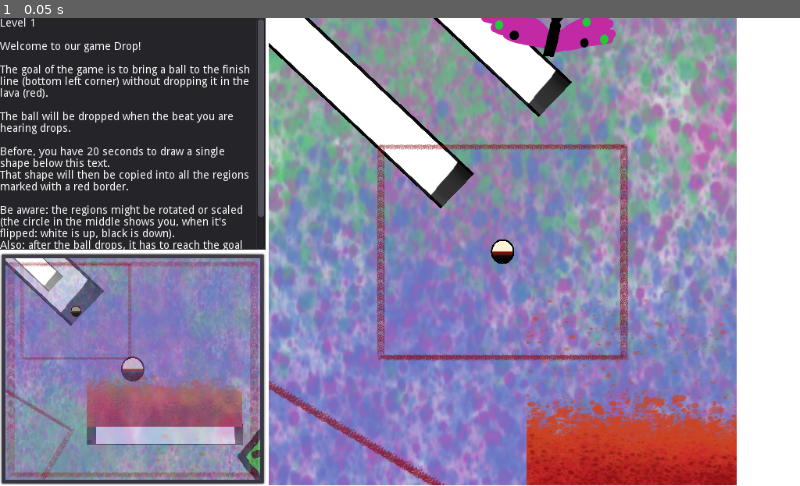
Above: before the commit, frame 1.
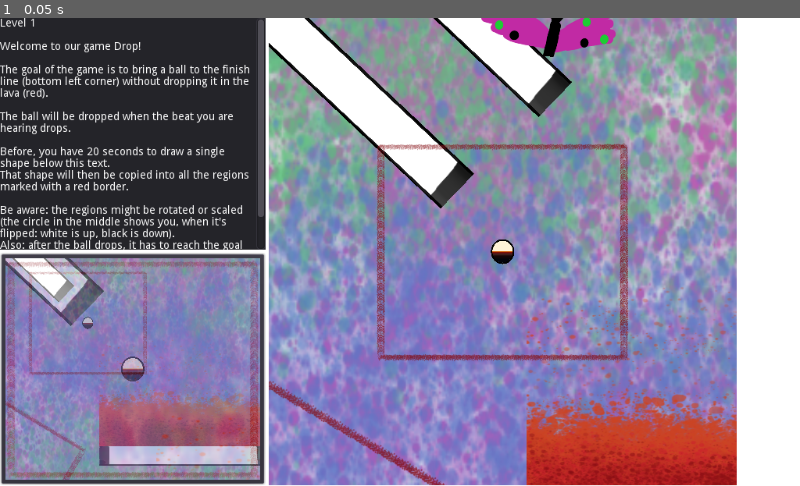
Above: after the commit, the same moment.

Repository: MariusDoe/DropInShapes
Game: Godot game, scene res://UI.tscn
Same seed, same stepped clock (60 frames per second), same inputs: the game is played once before the commit and once after it.
Inputs:
- Up to frame 1 (0.05 s): no input

The runs differ from the first frame. In frame 1, 4.9% of the frame differs, in the area x 0-33%, y 51-99%.

Commit message:
fixed level (was impossible)

Diff:
--- a/src/GameController.gd
+++ b/src/GameController.gd
@@ -3,7 +3,7 @@
 var levels = [
 	preload("res://Level1.tscn"),
 	preload("res://Level2.tscn"),
-	preload("res://Level3.tscn")
+	preload("res://Level3.tscn"),
 ]
 
 var win_screen = preload("res://WinScreen.tscn")
--- a/src/Level1.tscn
+++ b/src/Level1.tscn
@@ -17,7 +17,7 @@
 "_edit_horizontal_guides_": [  ],
 "_edit_vertical_guides_": [  ]
 }
-view_rect = Rect2( 0, 0, 800, 800 )
+view_rect = Rect2( 0, 0, 750, 750 )
 desc = "Level 1
 
 Welcome to our game [b]Drop[/b]!
--- a/src/Level2.tscn
+++ b/src/Level2.tscn
@@ -13,15 +13,11 @@
 [node name="Level1" type="Node2D"]
 script = ExtResource( 1 )
 __meta__ = {
+"_edit_horizontal_guides_": [  ],
 "_edit_vertical_guides_": [  ]
 }
-view_rect = Rect2( 0, 0, 850, 850 )
+view_rect = Rect2( 0, 0, 860, 750 )
 desc = "Level 2"
-
-[node name="Obstacle" parent="." instance=ExtResource( 2 )]
-position = Vector2( 246.285, 92.9697 )
-rotation = 0.760963
-scale = Vector2( 1, 0.2 )
 
 [node name="Obstacle4" parent="." instance=ExtResource( 2 )]
 position = Vector2( 172.285, 162.97 )
--- a/src/Level3.tscn
+++ b/src/Level3.tscn
@@ -13,7 +13,11 @@
 
 [node name="Level1" type="Node2D"]
 script = ExtResource( 1 )
-view_rect = Rect2( 0, 0, 860, 750 )
+__meta__ = {
+"_edit_horizontal_guides_": [  ],
+"_edit_vertical_guides_": [  ]
+}
+view_rect = Rect2( 0, 0, 800, 800 )
 desc = "Level 3"
 
 [node name="Obstacle4" parent="." instance=ExtResource( 2 )]
